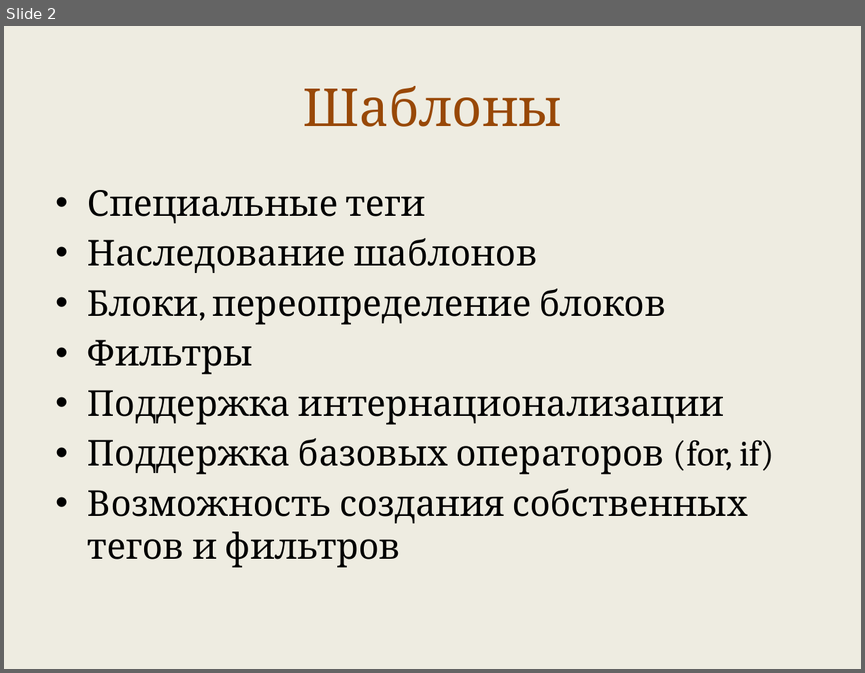
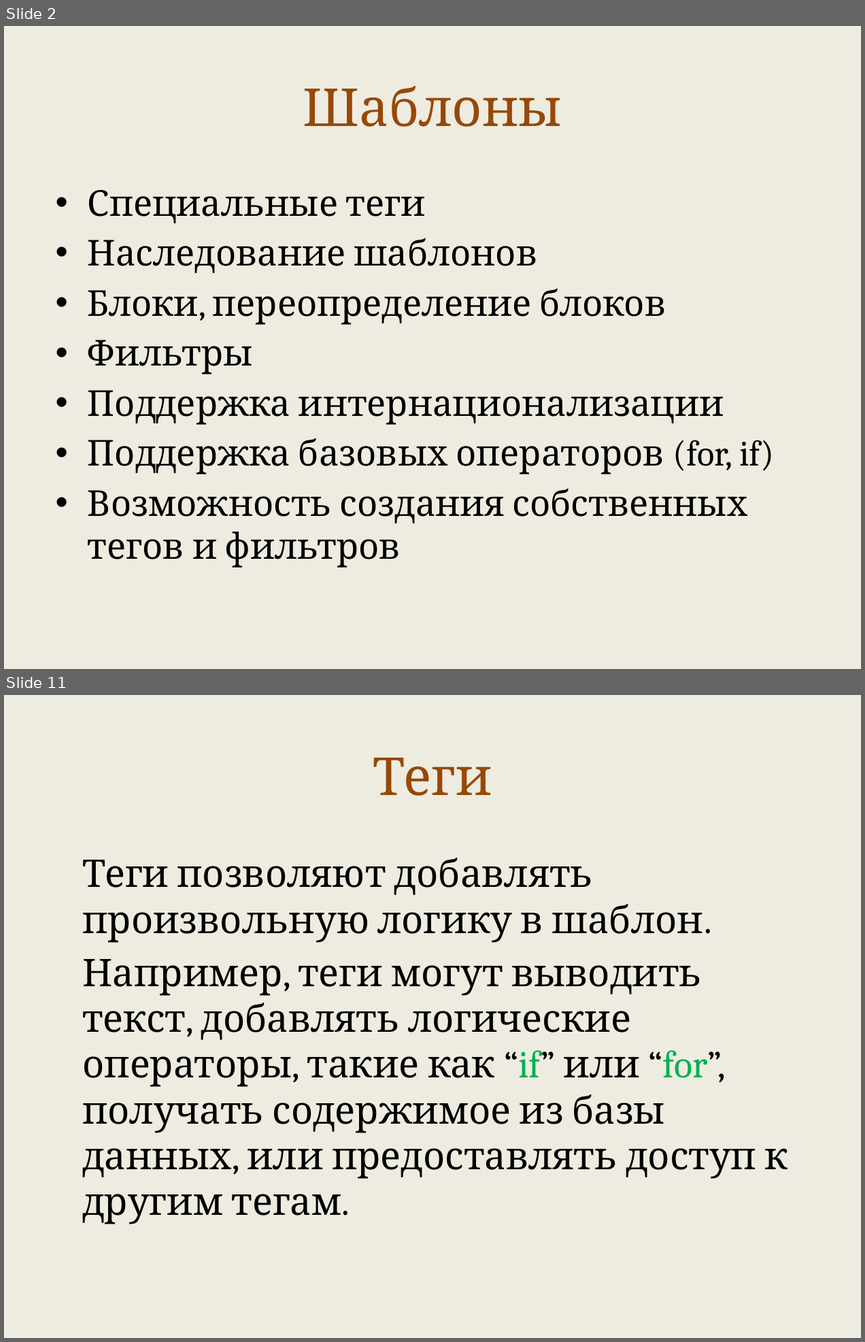
Before and after one commit to maxchv/LearnPython, a slide deck: week11/templates.pptx. Shown one above the other, each under a label of ours: slide 2 before the commit, slides 2 and 11 after it; the slides between them are not shown. The pictures are 865x673 and 865x1342 pixels, drawn with LibreOffice and Linux fonts; fonts in the diff are those of the drawing. Boxes give left, top, right and bottom in pixels: in the first picture for what was removed or moved away, otherwise in the second. Text is boxed around its words. In the diff, an @@ line names an element or a change of style, - is before the commit and + after.

```diff
--- a/week11/templates.pptx
+++ b/week11/templates.pptx
@@ slide 11 added at (4, 695, 861, 1338), background #EEECE1 @@
@@ title added at (373, 758, 492, 796), 44 pt, text #984807 @@
+Теги
@@ text added at (82, 858, 788, 1224), 32 pt, text #000000 @@
+Теги позволяют добавлять произвольную логику в шаблон.
+Например, теги могут выводить текст, добавлять логические операторы, такие как “if” или “for”, получать содержимое из базы данных, или предоставлять доступ к другим тегам.
```
Also in this commit, not shown: 2 slides changed, 20 other slides added, 10 slides removed.
